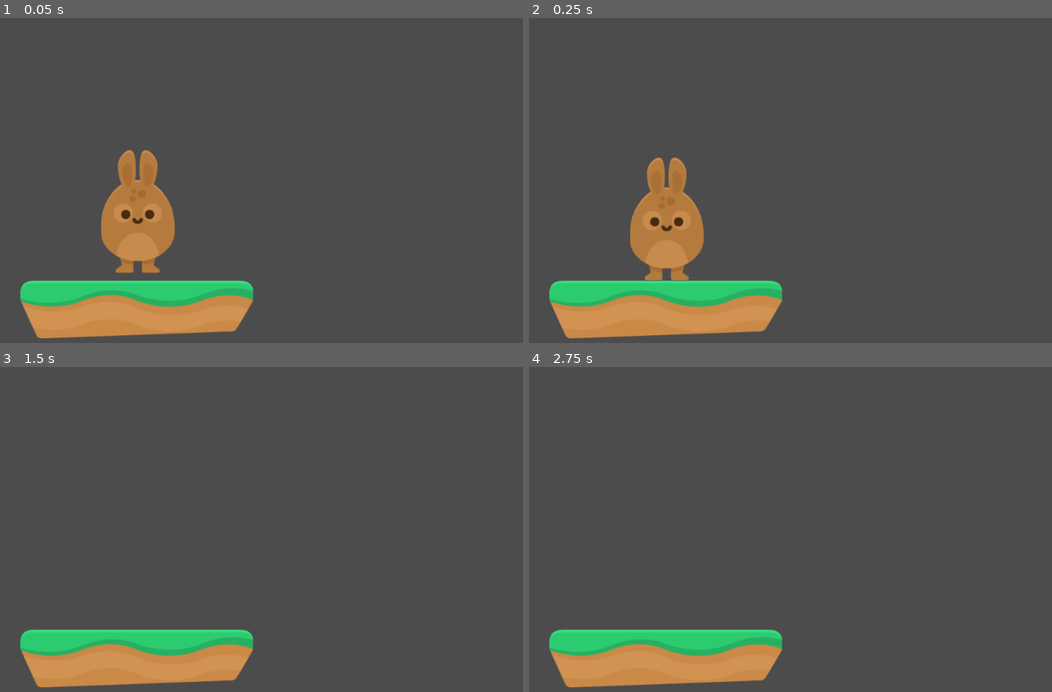
Above: before the commit, frames 1-4 (two rows, left to right).
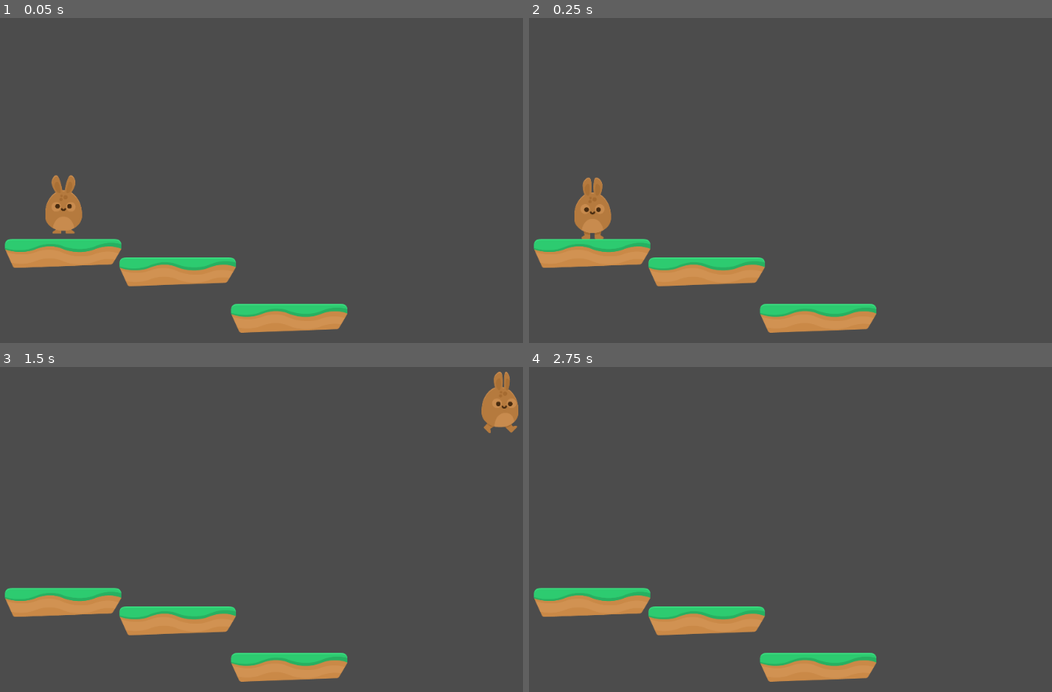
Above: after the commit, the same moments.

Repository: ZacharyRanes/Hoppy_Days
Game: Godot game, scene res://Levels/Level1.tscn
Same seed, same stepped clock (60 frames per second), same inputs: the game is played once before the commit and once after it.
Inputs:
- Up to frame 1 (0.05 s): no input
- Up to frame 2 (0.25 s): no input
- Up to frame 3 (1.5 s): tap Enter at 0.5 s; hold Space (Jump) 0.53-1.28 s; hold D (Right) from 0.53 s (still down); tap Space (Jump) at 1.35 s
- Up to frame 4 (2.75 s): tap Space (Jump) at 1.52, 1.82, 2 s; release D (Right) at 2.03 s; hold A (Left) from 2.03 s (still down); hold Space (Jump) from 2.03 s (still down)

The runs differ from the first frame. In frame 1, 16% of the frame differs, in the area x 0-67%, y 40-99%; in frame 2, 16%; in frame 3, 13%; in frame 4, 12%.

Commit message:
Animated Player

Diff:
--- a/Levels/Level1.tscn
+++ b/Levels/Level1.tscn
@@ -22,3 +22,34 @@
 [node name="CollisionShape2D" type="CollisionShape2D" parent="StaticBody2D"]
 visible = false
 shape = SubResource( 1 )
+
+[node name="StaticBody2D2" type="StaticBody2D" parent="."]
+position = Vector2( 766.372, 536.025 )
+__meta__ = {
+"_edit_group_": true
+}
+
+[node name="Sprite" type="Sprite" parent="StaticBody2D2"]
+texture = ExtResource( 2 )
+
+[node name="CollisionShape2D" type="CollisionShape2D" parent="StaticBody2D2"]
+visible = false
+shape = SubResource( 1 )
+
+[node name="StaticBody2D3" type="StaticBody2D" parent="."]
+position = Vector2( 1130.65, 687.719 )
+__meta__ = {
+"_edit_group_": true
+}
+
+[node name="Sprite" type="Sprite" parent="StaticBody2D3"]
+texture = ExtResource( 2 )
+
+[node name="CollisionShape2D" type="CollisionShape2D" parent="StaticBody2D3"]
+visible = false
+shape = SubResource( 1 )
+
+[node name="Camera2D" type="Camera2D" parent="."]
+position = Vector2( 872.396, 306.873 )
+current = true
+zoom = Vector2( 2, 2 )
--- a/Player/Player.gd
+++ b/Player/Player.gd
@@ -4,13 +4,16 @@
 
 const UP = Vector2(0,-1)
 const GRAVITY = 300
-const SPEED = 1000
-const JUMP_SPEED = 3000
+const SPEED = 1500
+const JUMP_SPEED = 5000
+
+signal animate
 
 func _physics_process(delta):
 	apply_gravity()
 	jump()
 	move()
+	animate()
 	move_and_slide(motion, UP)
 
 func apply_gravity():
@@ -20,7 +23,7 @@
 		motion.y += GRAVITY
 
 func jump():
-	if Input.is_action_just_pressed("Jump") and is_on_floor():
+	if Input.is_action_pressed("Jump") and is_on_floor():
 		motion.y -= JUMP_SPEED
 
 func move():
@@ -30,3 +33,6 @@
 		motion.x = SPEED
 	else:
 		motion.x = 0
+
+func animate():
+	emit_signal("animate", motion)
--- a/Player/Player.tscn
+++ b/Player/Player.tscn
@@ -1,6 +1,6 @@
 [gd_scene load_steps=4 format=2]
 
-[ext_resource path="res://GFX/Players/bunny1_stand.png" type="Texture" id=1]
+[ext_resource path="res://Player/PlayerAnimation.tscn" type="PackedScene" id=1]
 [ext_resource path="res://Player/Player.gd" type="Script" id=2]
 
 [sub_resource type="CapsuleShape2D" id=1]
@@ -14,10 +14,10 @@
 "_edit_group_": true
 }
 
-[node name="Sprite" type="Sprite" parent="."]
-texture = ExtResource( 1 )
-
 [node name="CollisionShape2D" type="CollisionShape2D" parent="."]
-visible = false
 position = Vector2( -0.0748901, 0.641586 )
 shape = SubResource( 1 )
+
+[node name="PlayerAnimation" parent="." instance=ExtResource( 1 )]
+
+[connection signal="animate" from="." to="PlayerAnimation" method="_on_Player_animate"]
--- /dev/null
+++ b/Player/PlayerAnimation.gd
@@ -0,0 +1,13 @@
+extends AnimatedSprite
+
+func _on_Player_animate(motion):
+	if motion.y < 0:
+		self.play("jump")
+	elif motion.x > 0:
+		self.flip_h = false
+		self.play("walk")
+	elif motion.x < 0:
+		self.flip_h = true
+		self.play("walk")
+	else:
+		self.play("idle")
--- /dev/null
+++ b/Player/PlayerAnimation.tscn
@@ -0,0 +1,31 @@
+[gd_scene load_steps=8 format=2]
+
+[ext_resource path="res://GFX/Players/bunny1_walk1.png" type="Texture" id=1]
+[ext_resource path="res://GFX/Players/bunny1_jump.png" type="Texture" id=2]
+[ext_resource path="res://GFX/Players/bunny1_walk2.png" type="Texture" id=3]
+[ext_resource path="res://GFX/Players/bunny1_stand.png" type="Texture" id=4]
+[ext_resource path="res://GFX/Players/bunny1_ready.png" type="Texture" id=5]
+[ext_resource path="res://Player/PlayerAnimation.gd" type="Script" id=6]
+
+[sub_resource type="SpriteFrames" id=1]
+animations = [ {
+"frames": [ ExtResource( 1 ), ExtResource( 3 ) ],
+"loop": true,
+"name": "walk",
+"speed": 10.0
+}, {
+"frames": [ ExtResource( 2 ) ],
+"loop": true,
+"name": "jump",
+"speed": 5.0
+}, {
+"frames": [ ExtResource( 5 ), ExtResource( 4 ) ],
+"loop": true,
+"name": "idle",
+"speed": 5.0
+} ]
+
+[node name="PlayerAnimation" type="AnimatedSprite"]
+frames = SubResource( 1 )
+animation = "jump"
+script = ExtResource( 6 )
